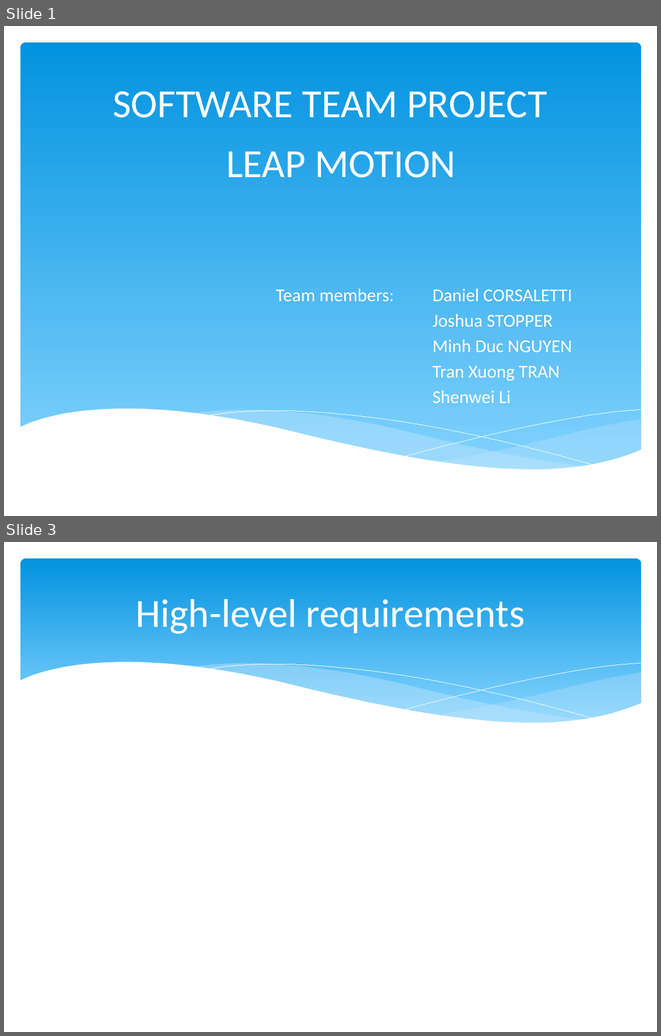
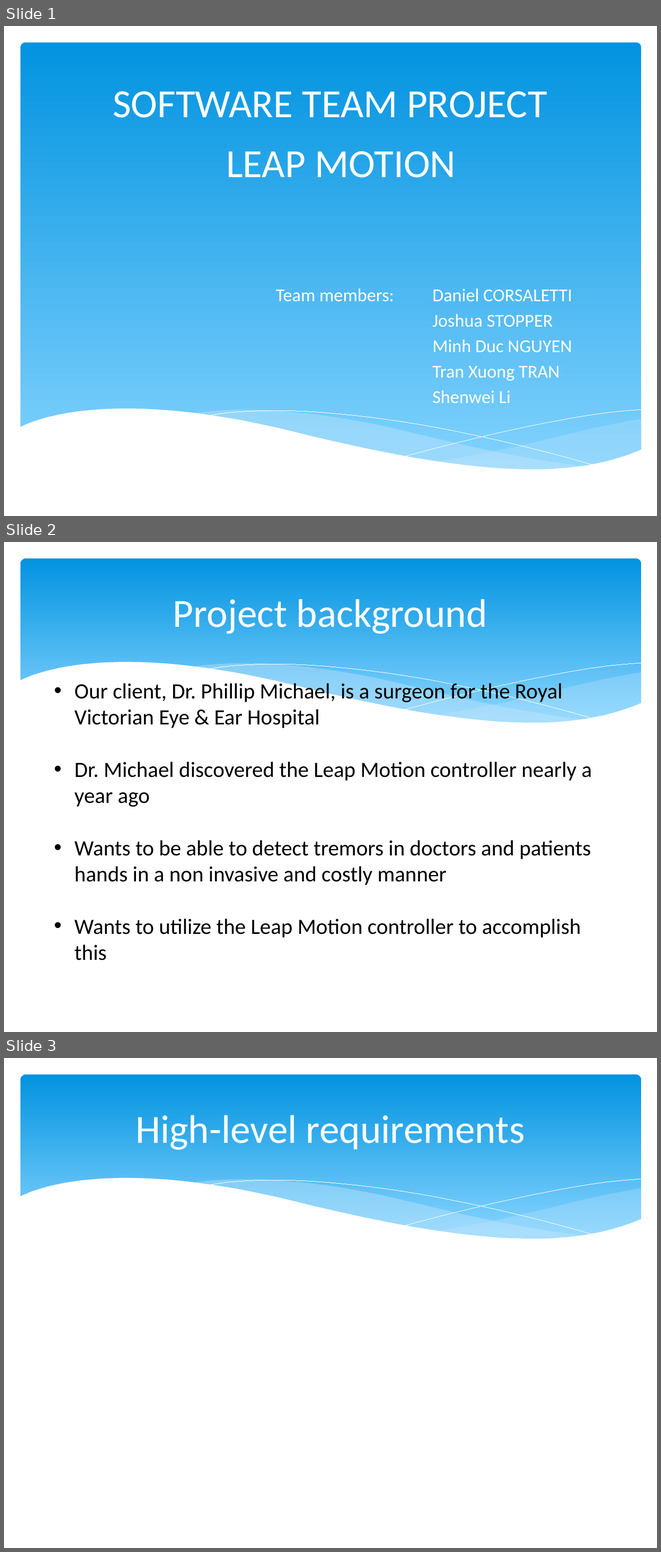
Before and after one commit to ngokylan/Leap-Motion, a slide deck: Presentaton slide/presentation week 7.pptx. Shown one above the other, each under a label of ours: slides 1 and 3 before the commit, slides 1, 2 and 3 after it; the slides between them are not shown. The pictures are 661x1036 and 661x1552 pixels, drawn with LibreOffice and Linux fonts; fonts in the diff are those of the drawing. Boxes give left, top, right and bottom in pixels: in the first picture for what was removed or moved away, otherwise in the second. Text is boxed around its words. In the diff, an @@ line names an element or a change of style, - is before the commit and + after.

```diff
--- a/Presentaton slide/presentation week 7.pptx
+++ b/Presentaton slide/presentation week 7.pptx
@@ slide 2 added at [4,542,657,1032], background #FFFFFF; not listed: 6 template elements that a slide beside it also shows @@
@@ title added at [173,599,487,634], 44 pt, text #FFFFFF @@
+Project background
@@ text added at [74,681,592,960], 24 pt, text #000000 @@
+• Our client, Dr. Phillip Michael, is a surgeon for the Royal Victorian Eye & Ear Hospital
+• Dr. Michael discovered the Leap Motion controller nearly a year ago
+• Wants to be able to detect tremors in doctors and patients hands in a non invasive and costly manner
+• Wants to utilize the Leap Motion controller to accomplish this
```
Also in this commit, not shown: 1 other slide added, 2 slides removed.
